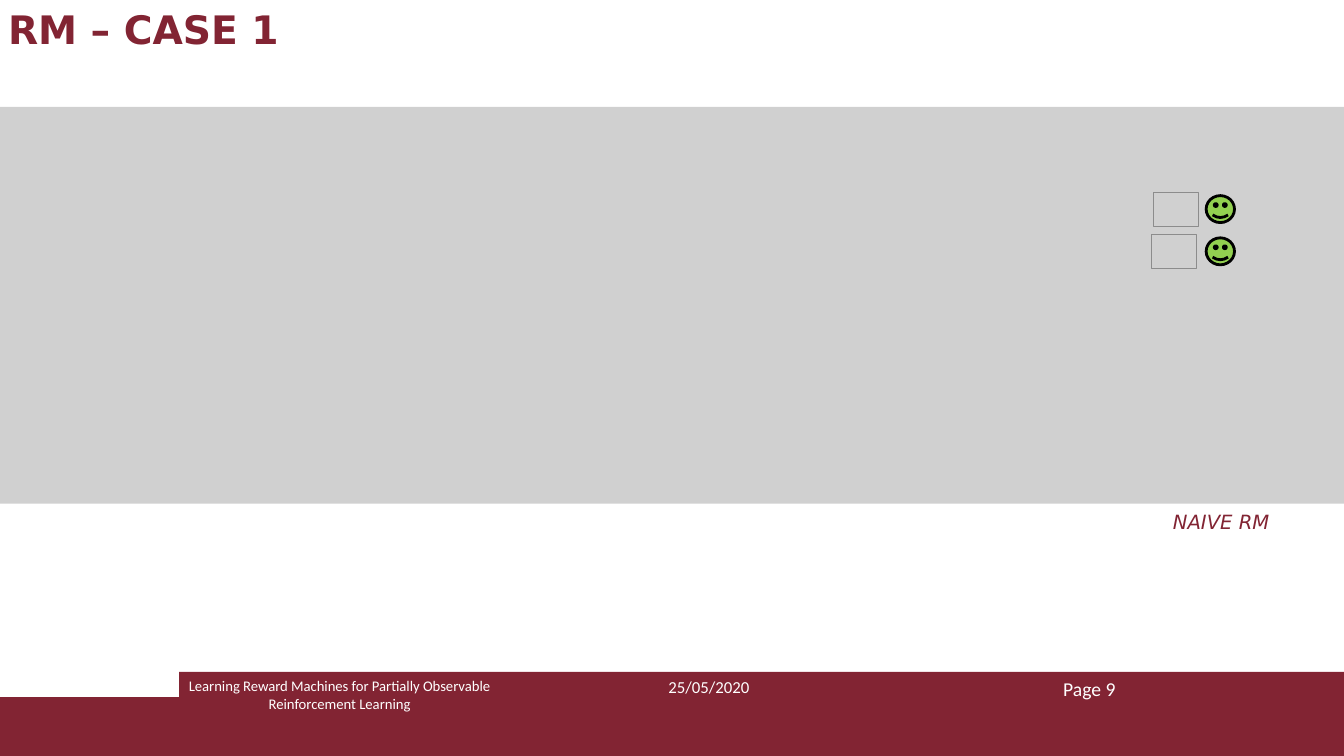
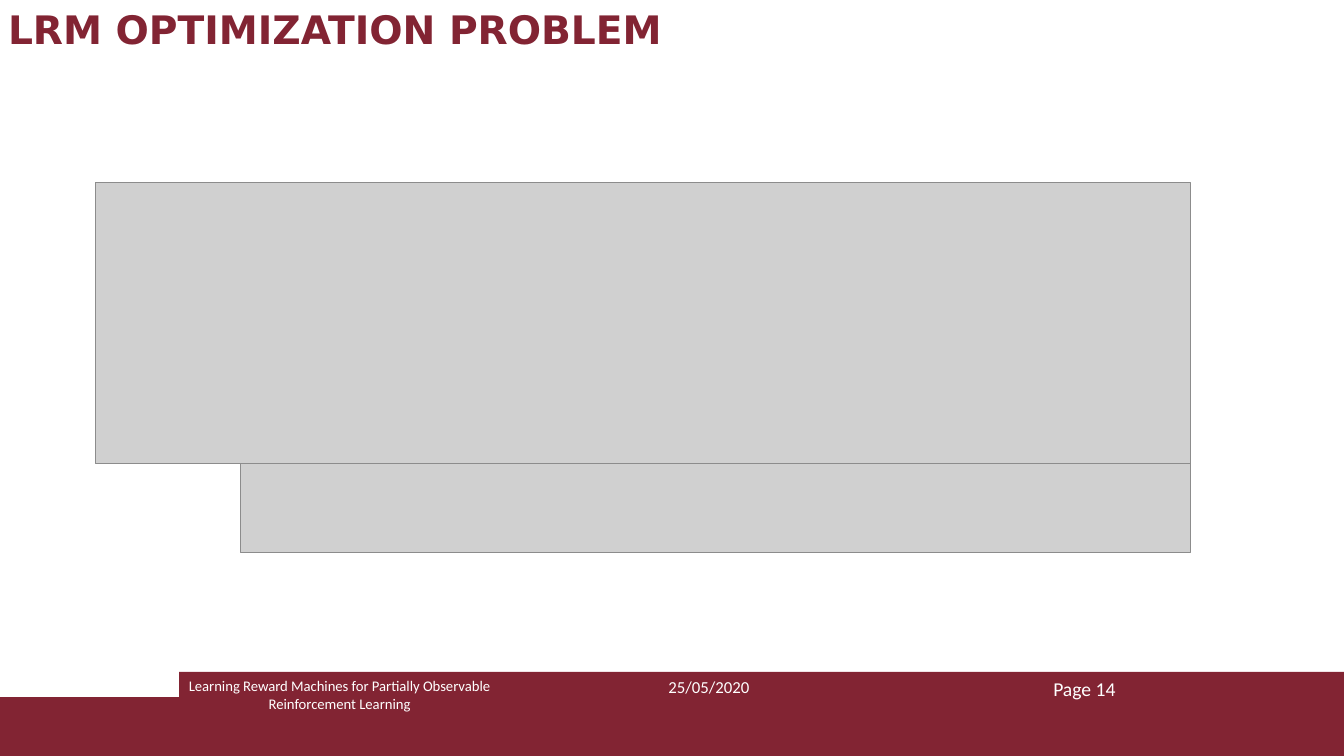
Before and after one commit to Marvet94/reasoning_agents_project_2020, a slide deck: slide 16 of ra_presentazione.pptx (slide 9 before the commit). Drawn at 1344x756 pixels with LibreOffice and Linux fonts; fonts in the diff are those of the drawing; grey boxes stand for pictures. Boxes give left, top, right and bottom in pixels: in the first picture for what was removed or moved away, otherwise in the second. Text is boxed around its words. In the diff, an @@ line names an element or a change of style, - is before the commit and + after.

```diff
--- a/ra_presentazione.pptx
+++ b/ra_presentazione.pptx
@@ text at <box>8,15,662,45</box>: text changed @@
-RM – CASE 1
+LRM OPTIMIZATION PROBLEM
@@ picture: place and size @@
-picture at <box>0,107,1344,504</box>
+picture at <box>96,182,1191,464</box>
@@ picture removed at <box>1129,189,1292,229</box> @@
@@ picture removed at <box>1154,193,1200,227</box> @@
@@ smiley face removed at <box>1207,196,1235,223</box> @@
@@ picture removed at <box>1129,231,1292,271</box> @@
@@ picture removed at <box>1152,235,1198,269</box> @@
@@ smiley face removed at <box>1207,238,1235,265</box> @@
@@ picture removed at <box>1175,271,1273,306</box> @@
@@ picture added at <box>240,460,1191,553</box> @@
@@ text removed at <box>1173,514,1270,529</box> @@
-NAIVE RM
@@ text at <box>1053,683,1116,700</box>: text changed @@
-Page 9
+Page 14
```
Also in this commit, not shown: 6 other slides changed, 2 slides added, 1 slide removed.
